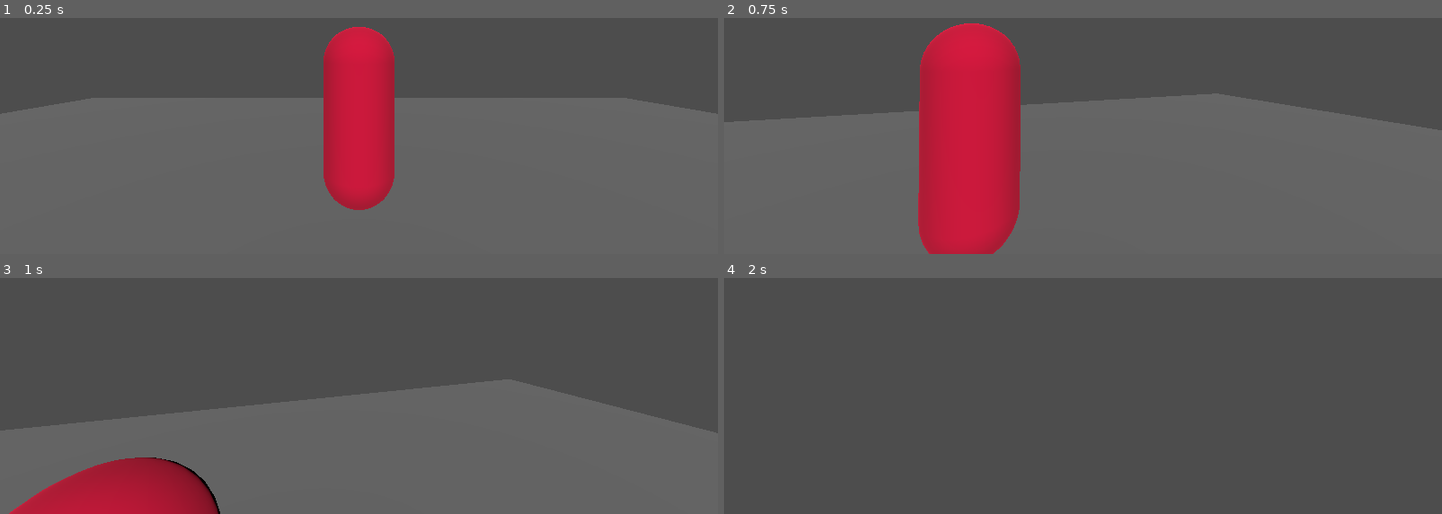
Above: before the commit, frames 1-4 (two rows, left to right).
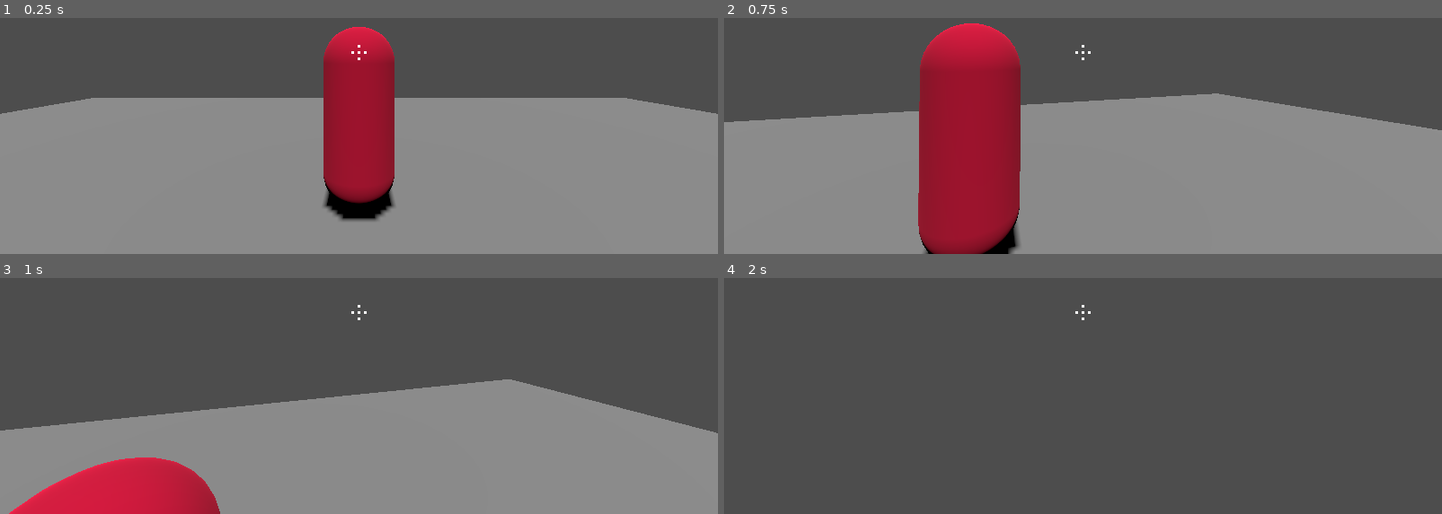
Above: after the commit, the same moments.

Repository: HarryLBonGithub/Harrys-Godot-Tools
Game: Godot game, scene res://Testing Rooms/testing_room_alpha.tscn
The game is run twice, just before and just after one commit, with the same random seed, the same clock (stepped at 60 frames per second) and the same inputs. The project has no main scene, so this scene is started directly.
Inputs (mouse positions are in pixels of both pictures, inside the frame that each line leads up to):
- Up to frame 1 (0.25 s): no input
- Up to frame 2 (0.75 s): tap Enter at 0.5 s; move the mouse to (1118, 51) at 0.52 s; hold W (move_forward) from 0.53 s (still down); click (1118, 51) at 0.6 s
- Up to frame 3 (1 s): keep holding W (move_forward); tap Space (jump) at 0.77 s; tap E (interact, bound only after the commit) at 0.8 s
- Up to frame 4 (2 s): keep holding W (move_forward); move the mouse to (1047, 313) at 1.27 s; tap E (interact, bound only after the commit) at 1.35 s; tap Space (jump) at 1.52 s; click (1047, 313) at 1.55 s

The runs differ from the first frame. In frame 1, 67% of the frame differs, in the area x 0-100%, y 3-100%; in frame 2, 64%; in frame 3, 45%; in frame 4, less than 0.1%.

Commit message:
add interaction ray and functionality
- there is now an "Interaction Ray" node which will search a target for an "Interaction" node
- the interaction node must have an interact function which will run when it's parent is interacted with

Diff:
--- a/Character Controllers/fps_character_controller_extended.tscn
+++ b/Character Controllers/fps_character_controller_extended.tscn
@@ -1,6 +1,9 @@
-[gd_scene load_steps=4 format=3 uid="uid://baqs2t4p5a58i"]
+[gd_scene load_steps=7 format=3 uid="uid://baqs2t4p5a58i"]
 
 [ext_resource type="Script" path="res://Character Controllers/FPSCharacterController.gd" id="1_hpjc1"]
+[ext_resource type="PackedScene" uid="uid://ggljq5ed622m" path="res://HUD Items/Crosshair/crosshair.tscn" id="2_ckjpy"]
+[ext_resource type="PackedScene" uid="uid://cgh22dltjhw5u" path="res://HUD Items/Info Checker/info_checker.tscn" id="3_k6wgg"]
+[ext_resource type="PackedScene" uid="uid://bm00ewhu0i4vl" path="res://Properties/Interaction/interaction_ray.tscn" id="4_muno8"]
 
 [sub_resource type="CapsuleMesh" id="CapsuleMesh_smuhl"]
 radius = 0.4
@@ -8,7 +11,7 @@
 [sub_resource type="CapsuleShape3D" id="CapsuleShape3D_08tas"]
 radius = 0.4
 
-[node name="FPSCharacterController" type="CharacterBody3D"]
+[node name="FPSCharacterControllerExt" type="CharacterBody3D"]
 script = ExtResource("1_hpjc1")
 floorCheck = true
 
@@ -16,6 +19,18 @@
 transform = Transform3D(1, 0, 0, 0, 1, 0, 0, 0, 1, 0, 0.71, 0)
 
 [node name="PlayerCamera" type="Camera3D" parent="Head"]
+
+[node name="Crosshair" parent="Head" instance=ExtResource("2_ckjpy")]
+
+[node name="InfoChecker" parent="Head" instance=ExtResource("3_k6wgg")]
+
+[node name="InfoLabel" parent="Head/InfoChecker" index="0"]
+offset_left = -28.0
+offset_top = 14.0
+offset_right = 28.0
+offset_bottom = 40.0
+
+[node name="InteractionRay" parent="Head" instance=ExtResource("4_muno8")]
 
 [node name="FPSCharacterMesh" type="MeshInstance3D" parent="."]
 mesh = SubResource("CapsuleMesh_smuhl")
@@ -26,3 +41,5 @@
 [node name="FloorCheck" type="RayCast3D" parent="."]
 transform = Transform3D(1, 0, 0, 0, 1, 0, 0, 0, 1, 0, -0.954661, 0)
 target_position = Vector3(0, -0.25, 0)
+
+[editable path="Head/InfoChecker"]
--- /dev/null
+++ b/Characters/Dummy/DummyInteraction.gd
@@ -0,0 +1,6 @@
+extends Node
+
+@onready var parent = get_parent()
+
+func interact():
+	parent.queue_free()
--- a/Characters/Dummy/dummy.tscn
+++ b/Characters/Dummy/dummy.tscn
@@ -1,4 +1,8 @@
-[gd_scene load_steps=4 format=3 uid="uid://dtg5r0ox5x83s"]
+[gd_scene load_steps=7 format=3 uid="uid://dtg5r0ox5x83s"]
+
+[ext_resource type="PackedScene" uid="uid://bgeyfohldmmx2" path="res://Properties/Health/health.tscn" id="1_5rc4o"]
+[ext_resource type="PackedScene" path="res://Properties/Cursor Hint/cursor_hint.tscn" id="2_t8q53"]
+[ext_resource type="Script" path="res://Characters/Dummy/DummyInteraction.gd" id="3_hnbl8"]
 
 [sub_resource type="CapsuleShape3D" id="CapsuleShape3D_jvcyp"]
 radius = 0.4
@@ -17,3 +21,11 @@
 [node name="MeshInstance3D" type="MeshInstance3D" parent="."]
 mesh = SubResource("CapsuleMesh_ow8dd")
 surface_material_override/0 = SubResource("StandardMaterial3D_1rtnm")
+
+[node name="Health" parent="." instance=ExtResource("1_5rc4o")]
+
+[node name="CursorHint" parent="." instance=ExtResource("2_t8q53")]
+hint = "Dummy"
+
+[node name="Interaction" type="Node" parent="."]
+script = ExtResource("3_hnbl8")
--- a/HitscanGunBasic.gd
+++ b/HitscanGunBasic.gd
@@ -15,7 +15,7 @@
 
 		self.force_raycast_update()
 
-		if !self.is_colliding():
+		if self.is_colliding() == false:
 			return
 
 		var body = self.get_collider()
--- /dev/null
+++ b/Properties/Interaction/interaction_ray.gd
@@ -0,0 +1,20 @@
+extends RayCast3D
+
+
+func _process(delta):
+
+	if Input.is_action_just_pressed("interact"):
+
+		if not enabled:
+			return
+
+		self.force_raycast_update()
+
+		if self.is_colliding() == false:
+			return
+
+		var body = self.get_collider()
+
+		if body.has_node("Interaction"):
+			var target = body.find_child("Interaction")
+			target.interact();
--- /dev/null
+++ b/Properties/Interaction/interaction_ray.tscn
@@ -0,0 +1,7 @@
+[gd_scene load_steps=2 format=3 uid="uid://bm00ewhu0i4vl"]
+
+[ext_resource type="Script" path="res://Properties/Interaction/interaction_ray.gd" id="1_ipnyl"]
+
+[node name="InteractionRay" type="RayCast3D"]
+target_position = Vector3(0, 0, -2)
+script = ExtResource("1_ipnyl")
--- a/Testing Rooms/testing_room_alpha.tscn
+++ b/Testing Rooms/testing_room_alpha.tscn
@@ -22,7 +22,8 @@
 shape = SubResource("ConcavePolygonShape3D_k2gn4")
 
 [node name="DirectionalLight3D" type="DirectionalLight3D" parent="."]
-transform = Transform3D(1, 0, 0, 0, 0.903664, 0.428241, 0, -0.428241, 0.903664, 0, 11.1154, 0)
+transform = Transform3D(1, 0, 0, 0, 0.475778, 0.879566, 0, -0.879566, 0.475778, 0, 11.1154, 0)
+shadow_enabled = true
 
 [node name="Dummy" parent="." instance=ExtResource("4_jhemo")]
 transform = Transform3D(1, 0, 0, 0, 1, 0, 0, 0, 1, 0, 1.5, -2.95903)
--- a/project.godot
+++ b/project.godot
@@ -61,6 +61,11 @@
 "events": [Object(InputEventMouseButton,"resource_local_to_scene":false,"resource_name":"","device":-1,"window_id":0,"a …(236 unchanged characters)…
 ]
 }
+interact={
+"deadzone": 0.5,
+"events": [Object(InputEventKey,"resource_local_to_scene":false,"resource_name":"","device":-1,"window_id":0,"alt_pressed":false,"shift_pressed":false,"ctrl_pressed":false,"meta_pressed":false,"pressed":false,"keycode":0,"physical_keycode":69,"key_label":0,"unicode":101,"echo":false,"script":null)
+]
+}
 
 [layer_names]
 
